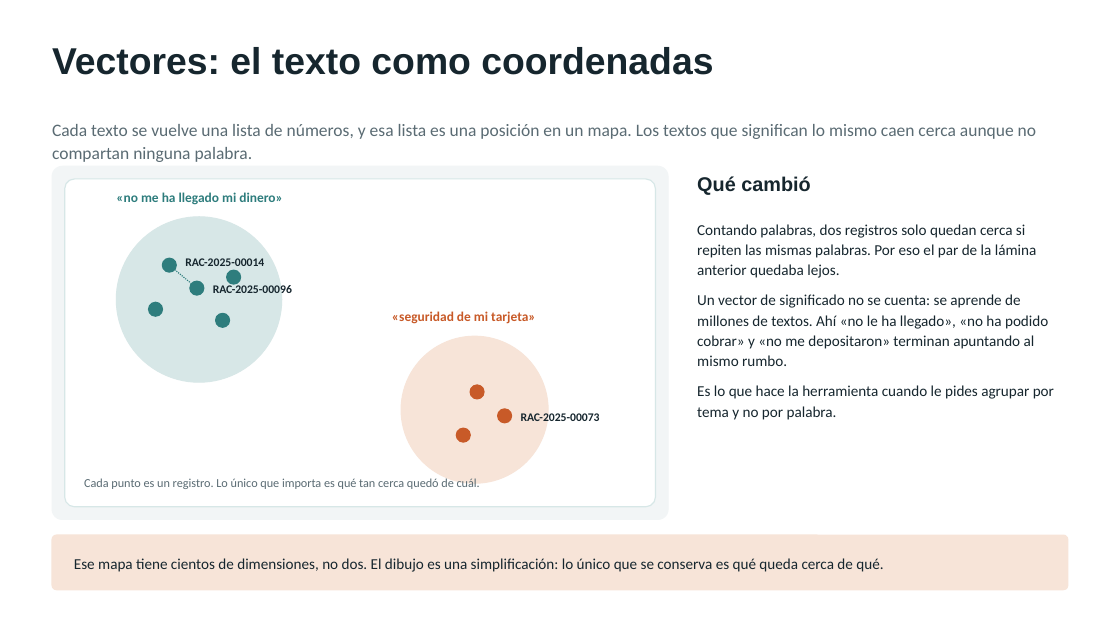
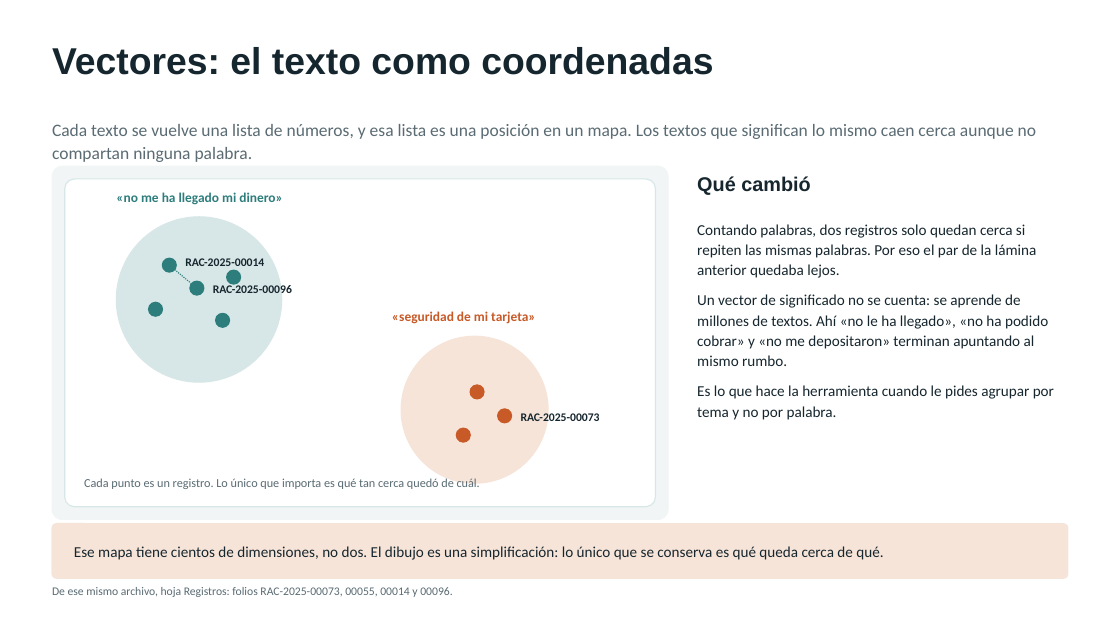
Before and after one commit to marvtrejo/curso-inegi-gen-ai, a slide deck: slide 6 of sesion-04/Anexo_De_las_palabras_a_los_numeros.pptx. Drawn at 1120x630 pixels with LibreOffice and Linux fonts; fonts in the diff are those of the drawing. Boxes give left, top, right and bottom in pixels: in the first picture for what was removed or moved away, otherwise in the second. Text is boxed around its words. In the diff, an @@ line names an element or a change of style, - is before the commit and + after.

```diff
--- a/sesion-04/Anexo_De_las_palabras_a_los_numeros.pptx
+++ b/sesion-04/Anexo_De_las_palabras_a_los_numeros.pptx
@@ rounded rectangle: place and size @@
-rounded rectangle at <box>52,535,1068,590</box>
+rounded rectangle at <box>52,523,1068,578</box>
@@ text "Ese mapa tiene cientos de ...": place and size @@
-text "Ese mapa tiene cientos de ..." at <box>74,558,883,572</box>
+text "Ese mapa tiene cientos de ..." at <box>74,546,883,560</box>
@@ text added at <box>52,587,452,597</box>, 10 pt, text #5A6B73 @@
+De ese mismo archivo, hoja Registros: folios RAC-2025-00073, 00055, 00014 y 00096.
```
Also in this commit, not shown: 5 other slides changed, 2 other files.
